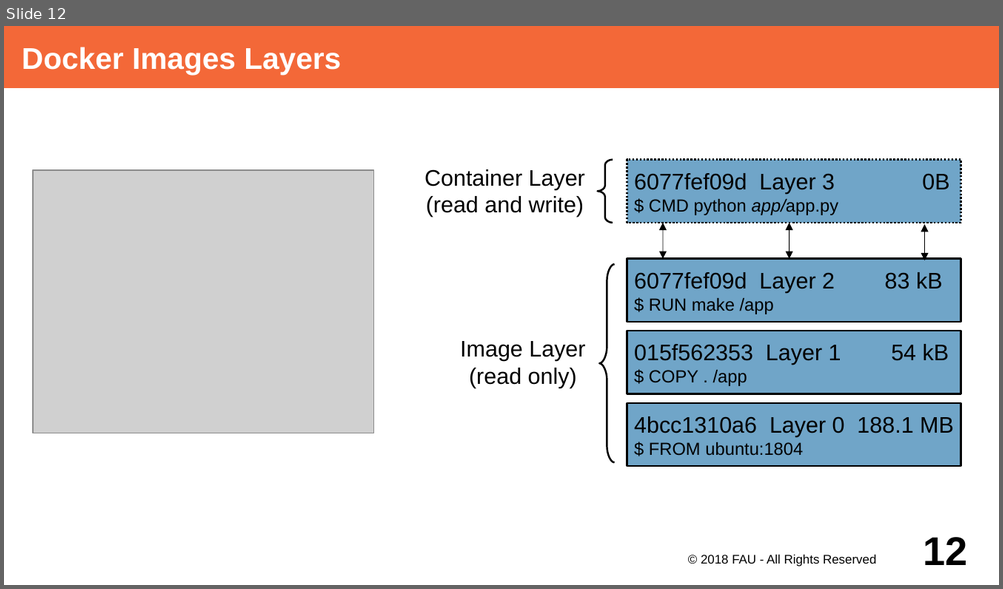
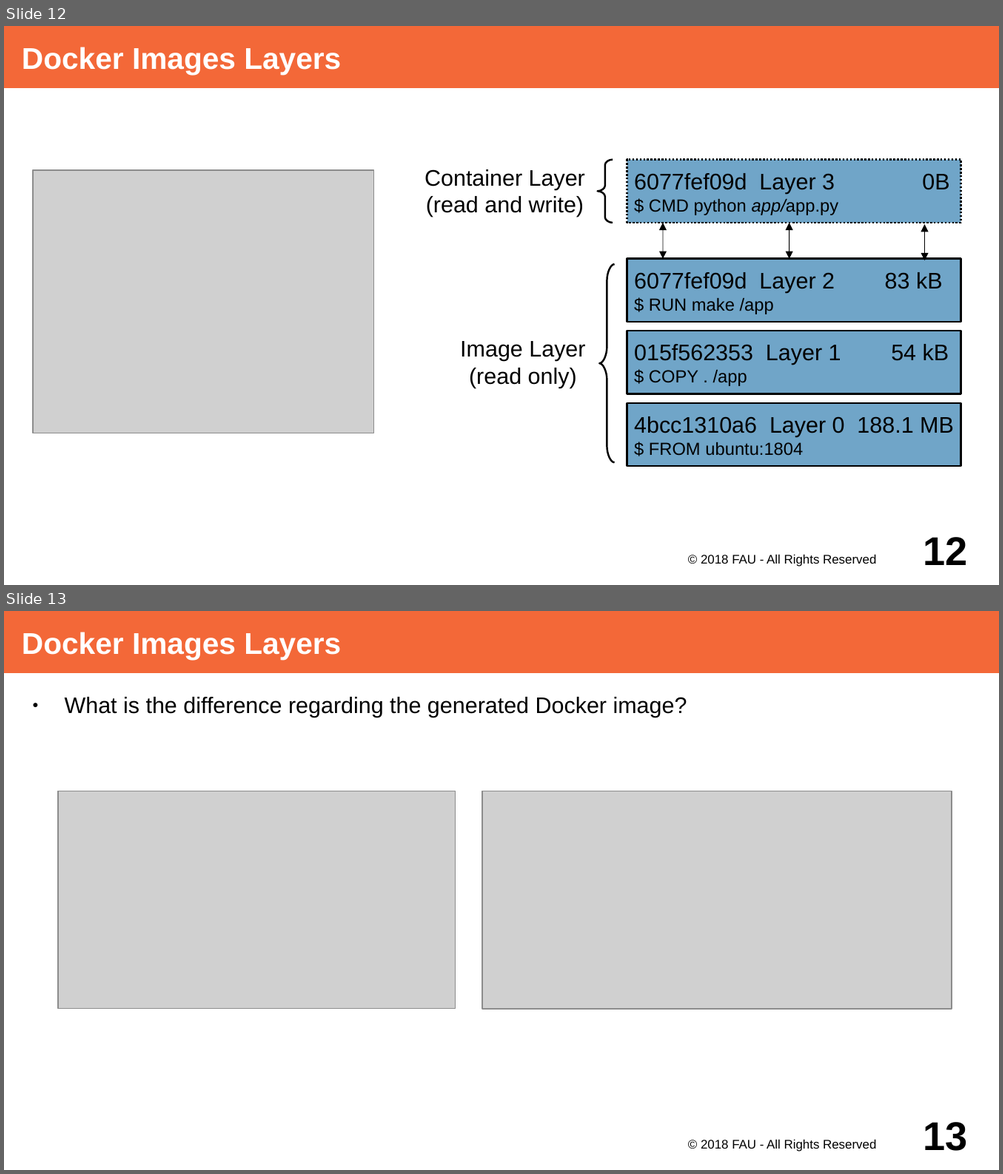
Before and after one commit to dirkriehle/adap-course, a slide deck: Lecture Slides/ADAP Z01 - Containerization.odp. Shown one above the other, each under a label of ours: slide 12 before the commit, slides 12 and 13 after it. The pictures are 1003x589 and 1003x1174 pixels, drawn with LibreOffice and Linux fonts; fonts in the diff are those of the drawing; grey boxes stand for pictures. Boxes give left, top, right and bottom in pixels: in the first picture for what was removed or moved away, otherwise in the second. Text is boxed around its words. In the diff, an @@ line names an element or a change of style, - is before the commit and + after.

Commit message:
Add containerziation slides with layer difference example

```diff
--- a/Lecture Slides/ADAP Z01 - Containerization.odp
+++ b/Lecture Slides/ADAP Z01 - Containerization.odp
@@ slide 13 added at box(4, 611, 999, 1170), background #FFFFFF @@
@@ title added at box(4, 611, 999, 673), fill #F36838, 24 pt, text #FFFFFF, bold @@
+Docker Images Layers
@@ text added at box(65, 697, 687, 718), 18 pt, text #000000 @@
+● What is the difference regarding the generated Docker image?
@@ picture added at box(58, 792, 455, 1009) @@
@@ picture added at box(482, 792, 952, 1009) @@
@@ text added at box(700, 1139, 876, 1152), 10 pt, text #000000 @@
+© 2018 FAU - All Rights Reserved
@@ page number added at box(923, 1122, 967, 1151), 32 pt, text #000000, bold @@
+13
```
Also in this commit, not shown: 2 slides changed, 2 other slides added.
